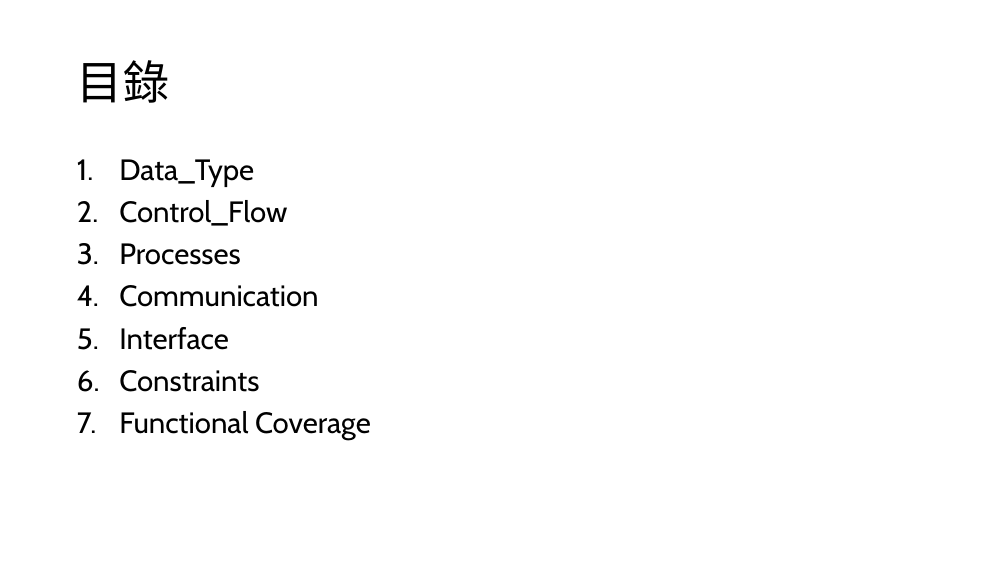
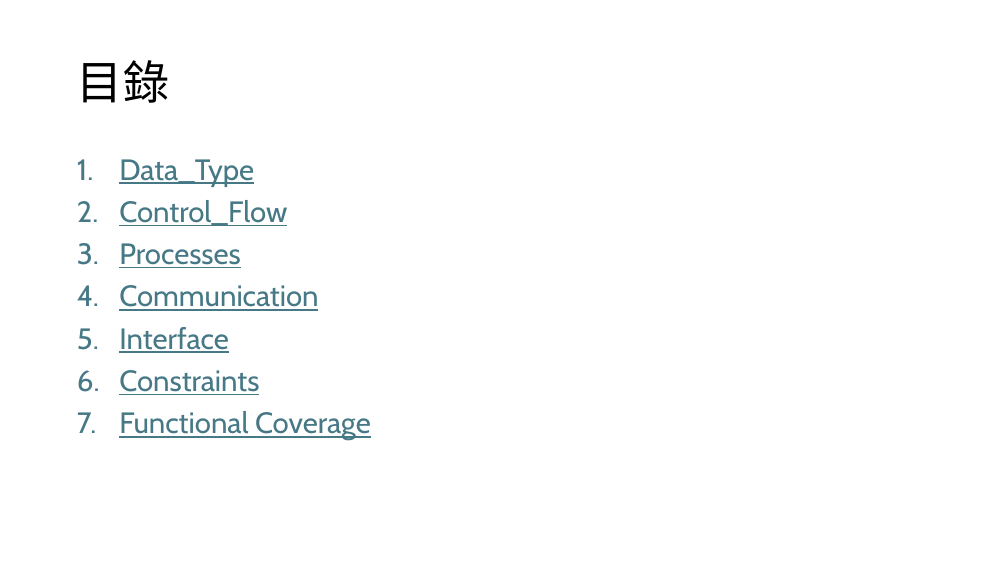
Before and after one commit to s9001055/DV_learning, a slide deck: slide 2 of systemverilog/SystemVerilog_語法學習.pptx. Drawn at 1008x567 pixels with LibreOffice and Linux fonts; fonts in the diff are those of the drawing. Boxes give left, top, right and bottom in pixels: in the first picture for what was removed or moved away, otherwise in the second. Text is boxed around its words. In the diff, an @@ line names an element or a change of style, - is before the commit and + after.

Commit message:
Modify: SystemVerilog_語法學習.pptx 1. add link

```diff
--- a/systemverilog/SystemVerilog_語法學習.pptx
+++ b/systemverilog/SystemVerilog_語法學習.pptx
@@ text "Data_Type" at (119,159,371,440): text colour #000000 to #467886, underline on @@
```
Also in this commit, not shown: 1 other file.
